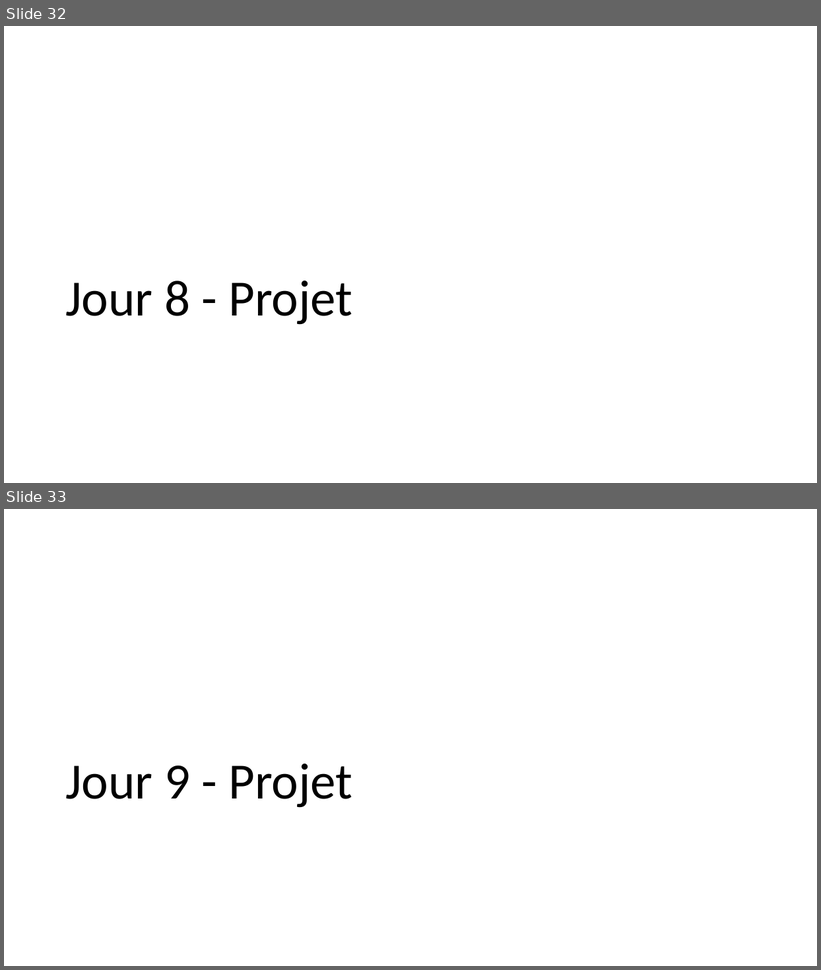
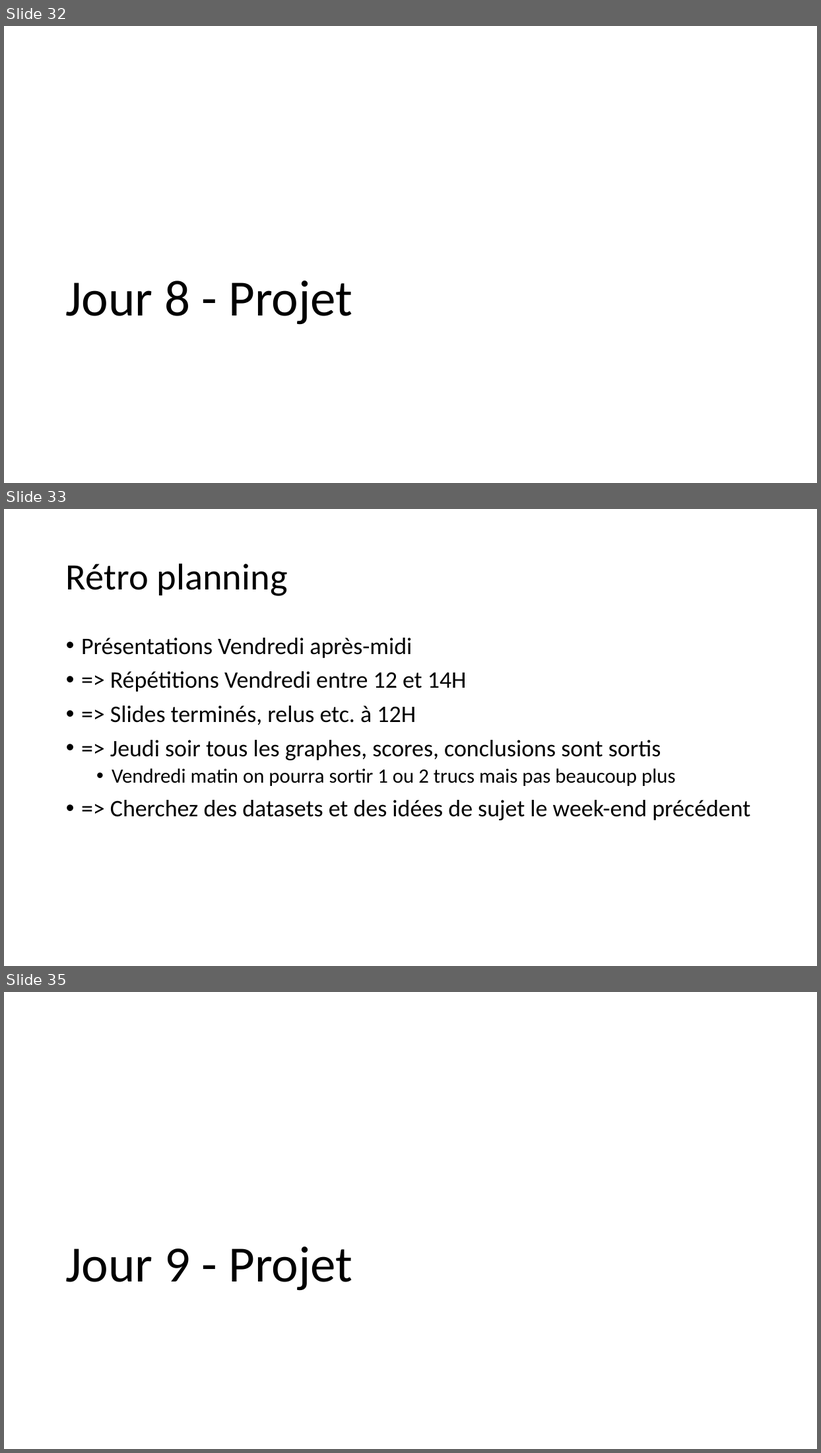
Before and after one commit to 40tude/Data_Essentials_Stage_Oct_2023, a slide deck: notes_de_stage.pptx. Shown one above the other, each under a label of ours: slides 32 and 33 before the commit, slides 32, 33 and 35 after it; the slides between them are not shown. The pictures are 821x970 and 821x1453 pixels, drawn with LibreOffice and Linux fonts; fonts in the diff are those of the drawing. Boxes give left, top, right and bottom in pixels: in the first picture for what was removed or moved away, otherwise in the second. Text is boxed around its words. In the diff, an @@ line names an element or a change of style, - is before the commit and + after.

```diff
--- a/notes_de_stage.pptx
+++ b/notes_de_stage.pptx
@@ slide 33 added at box(4, 509, 817, 966), background #FFFFFF @@
@@ title added at box(66, 563, 288, 596), 44 pt, text #000000 @@
+Rétro planning
@@ text added at box(81, 638, 750, 821), 28 pt, text #000000 @@
+• Présentations Vendredi après-midi
+• => Répétitions Vendredi entre 12 et 14H
+• => Slides terminés, relus etc. à 12H
+• => Jeudi soir tous les graphes, scores, conclusions sont sortis
+  • Vendredi matin on pourra sortir 1 ou 2 trucs mais pas beaucoup plus
+• => Cherchez des datasets et des idées de sujet le week-end précédent
@@ what was slide 33 is now slide 35 @@
```
Also in this commit, not shown: 7 slides changed, 4 other slides added, 4 other files.
